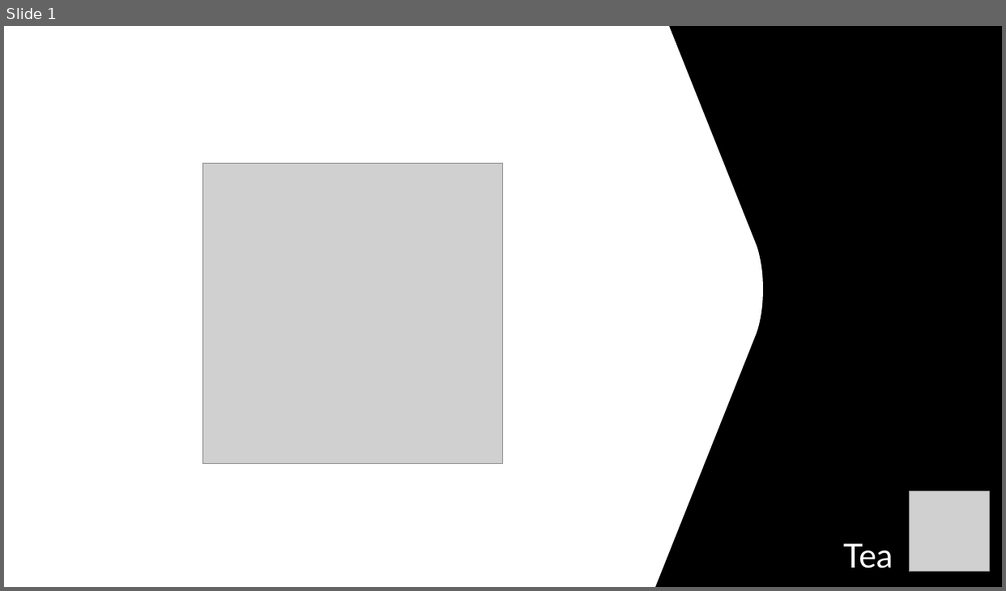
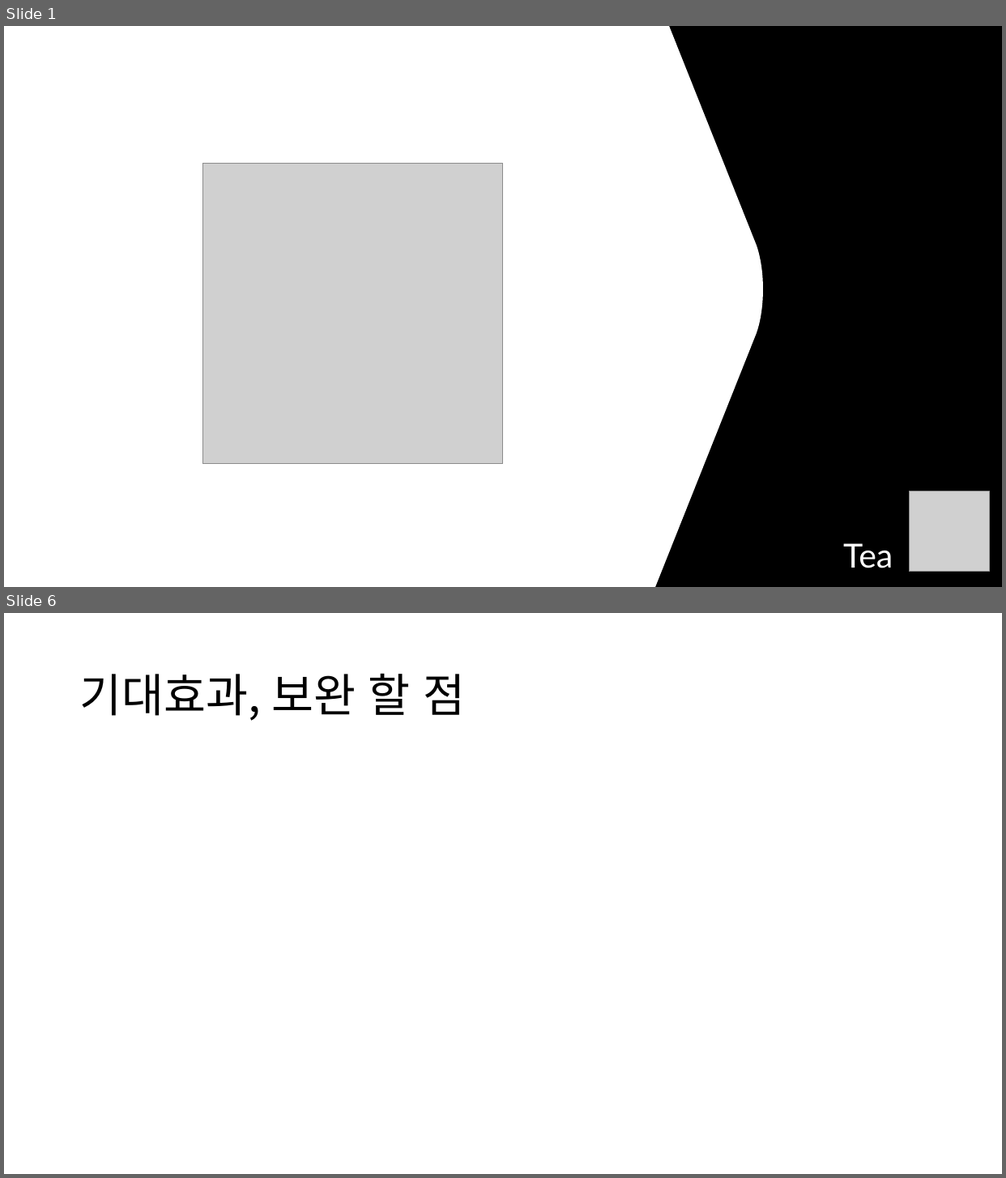
Before and after one commit to Sunghooni/Narsha, a slide deck: 기획/코드어드벤쳐 ppt.pptx. Shown one above the other, each under a label of ours: slide 1 before the commit, slides 1 and 6 after it; the slides between them are not shown. The pictures are 1006x591 and 1006x1178 pixels, drawn with LibreOffice and Linux fonts; fonts in the diff are those of the drawing; grey boxes stand for pictures. Boxes give left, top, right and bottom in pixels: in the first picture for what was removed or moved away, otherwise in the second. Text is boxed around its words. In the diff, an @@ line names an element or a change of style, - is before the commit and + after.

```diff
--- a/기획/코드어드벤쳐 ppt.pptx
+++ b/기획/코드어드벤쳐 ppt.pptx
@@ slide 6 added at <box>4,613,1002,1174</box>, background #FFFFFF @@
@@ title added at <box>80,673,466,721</box>, 44 pt, text #000000 @@
+기대효과, 보완 할 점
```
Also in this commit, not shown: 4 slides changed.
